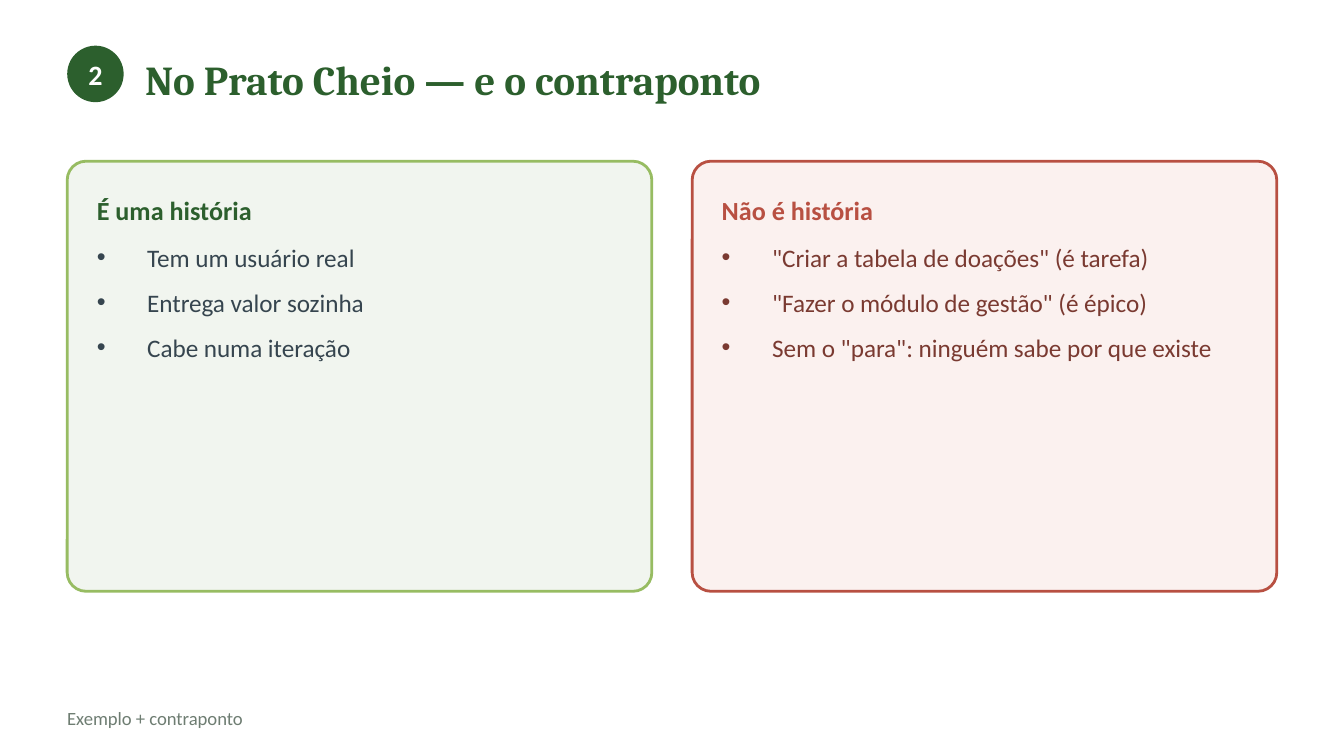
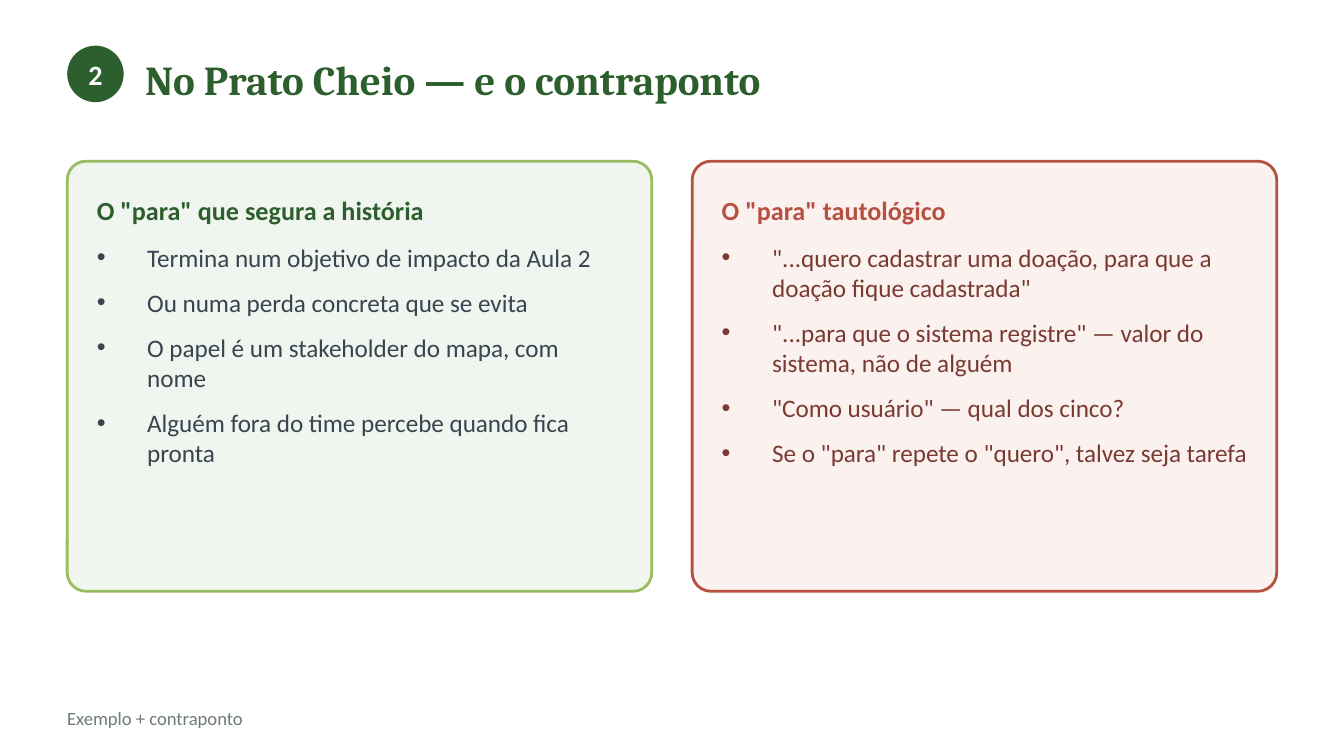
Before and after one commit to CatolicaSC-EngSoft/g1126-analise-projeto-desenvolvimento-agil-alunos, a slide deck: slide 11 of slides/aula-03-requisitos-historias-usuario.pptx (slide 8 before the commit). Drawn at 1344x756 pixels with LibreOffice and Linux fonts; fonts in the diff are those of the drawing. Boxes give left, top, right and bottom in pixels: in the first picture for what was removed or moved away, otherwise in the second. Text is boxed around its words. In the diff, an @@ line names an element or a change of style, - is before the commit and + after.

Commit message:
Aula 3: detalhamento do encontro, deck com infográficos e enunciado da atividade

```diff
--- a/slides/aula-03-requisitos-historias-usuario.pptx
+++ b/slides/aula-03-requisitos-historias-usuario.pptx
@@ text at [97,201,423,225]: text changed @@
-É uma história
+O "para" que segura a história
@@ text at [722,201,946,225]: text changed @@
-Não é história
+O "para" tautológico
@@ text at [147,249,591,466]: text changed @@
-• Tem um usuário real
-• Entrega valor sozinha
-• Cabe numa iteração
+• Termina num objetivo de impacto da Aula 2
+• Ou numa perda concreta que se evita
+• O papel é um stakeholder do mapa, com nome
+• Alguém fora do time percebe quando fica pronta
@@ text at [772,249,1247,467]: text changed @@
-• "Criar a tabela de doações" (é tarefa)
-• "Fazer o módulo de gestão" (é épico)
-• Sem o "para": ninguém sabe por que existe
+• "...quero cadastrar uma doação, para que a doação fique cadastrada"
+• "...para que o sistema registre" — valor do sistema, não de alguém
+• "Como usuário" — qual dos cinco?
+• Se o "para" repete o "quero", talvez seja tarefa
```
Also in this commit, not shown: 11 other slides changed, 17 slides added, 3 slides removed, 2 other files.
